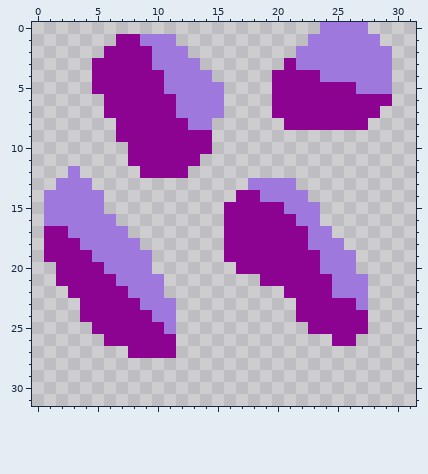
Pixel-art sprite, stored at sprites/blocks/environment/steel-sedimentation1.png. Above is the file before it was changed.
The file is 32x32 pixels. The old version is drawn lined up with the new one.
Now the later version:
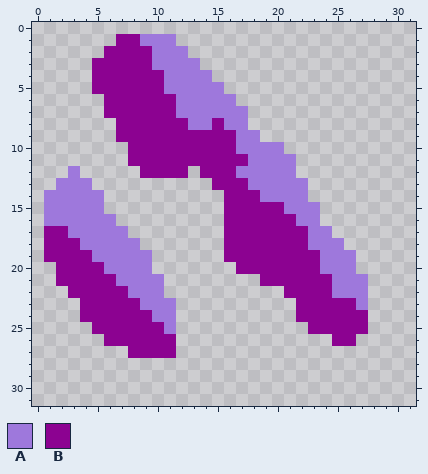
Palette (. is transparent): A #9e78dc  B #8c0291
The exact change:
whole drawing moved by +0,-2 (the old picture is shown already moved)
Changed rows in their new state; - is an unchanged pixel.
first column x 14:
 0 ----------....--
 1 ---------......-
 2 --------........
 3 -------.........
 4 ------..........
 5 ------..........
 6 --A---..........
 7 --AA--.........-
 8 -BAA---.......--
 9 -BBAA-----------
10 -BBAAAA---------
11 BBBBAAAA--------
12 BBBAAAAA--------
13 -BBB----A-------
14 --B-------------
Boxes around the changes in both pictures, in picture pixels (x1, y1, x2, y2):
changed: (200, 22, 392, 202)
